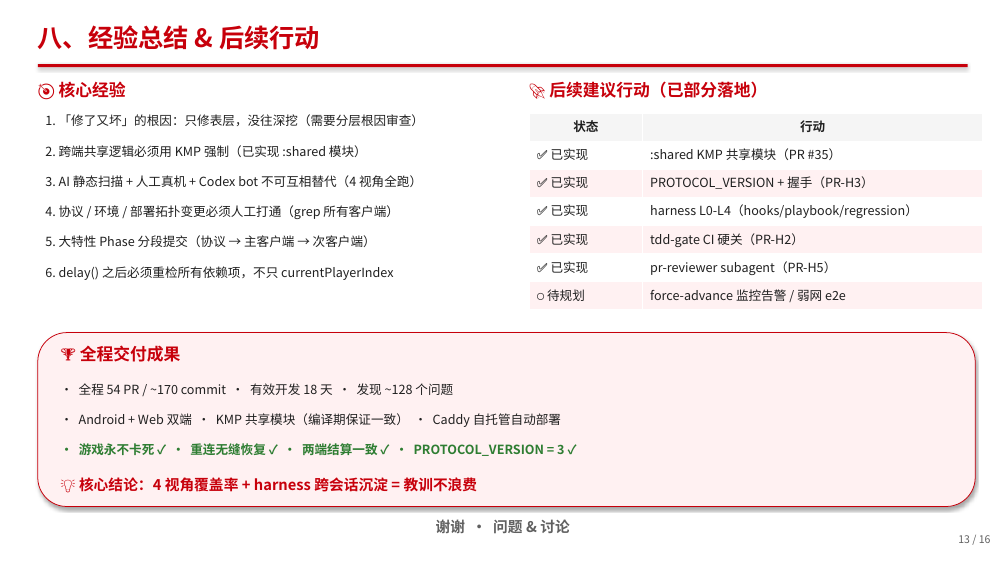
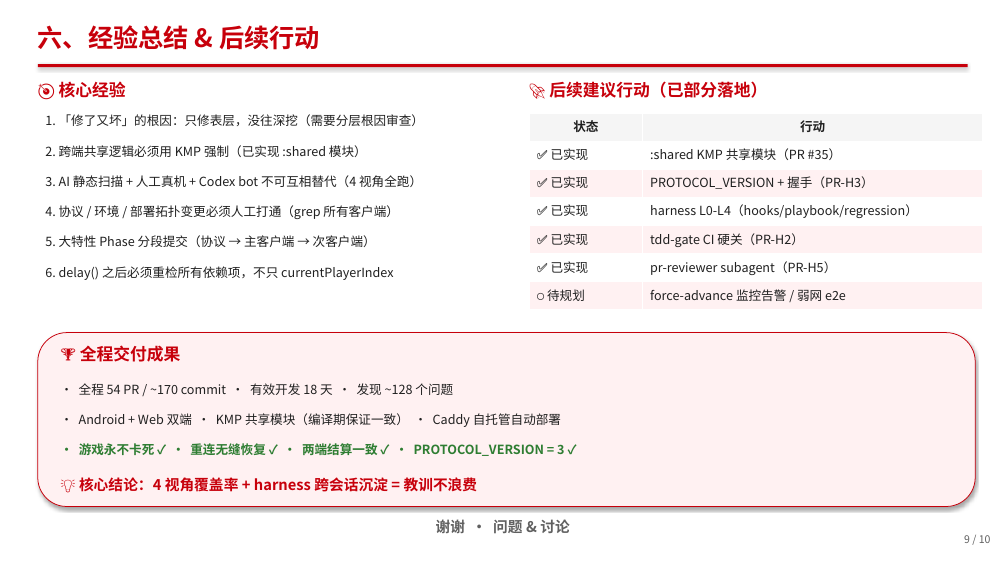
Before and after one commit to berming/AndroidAPP, a slide deck: slide 9 of docs/dev_summary.pptx (slide 13 before the commit). Drawn at 1008x567 pixels with LibreOffice and Linux fonts; fonts in the diff are those of the drawing. Boxes give left, top, right and bottom in pixels: in the first picture for what was removed or moved away, otherwise in the second. Text is boxed around its words. In the diff, an @@ line names an element or a change of style, - is before the commit and + after.

```diff
--- a/docs/dev_summary.pptx
+++ b/docs/dev_summary.pptx
@@ text at [38, 25, 320, 50]: text changed @@
-八、经验总结 & 后续行动
+六、经验总结 & 后续行动
@@ text at [964, 535, 991, 543]: text changed @@
-13 / 16
+9 / 10
```
Also in this commit, not shown: 9 other slides changed, 6 slides removed, 1 other file.
